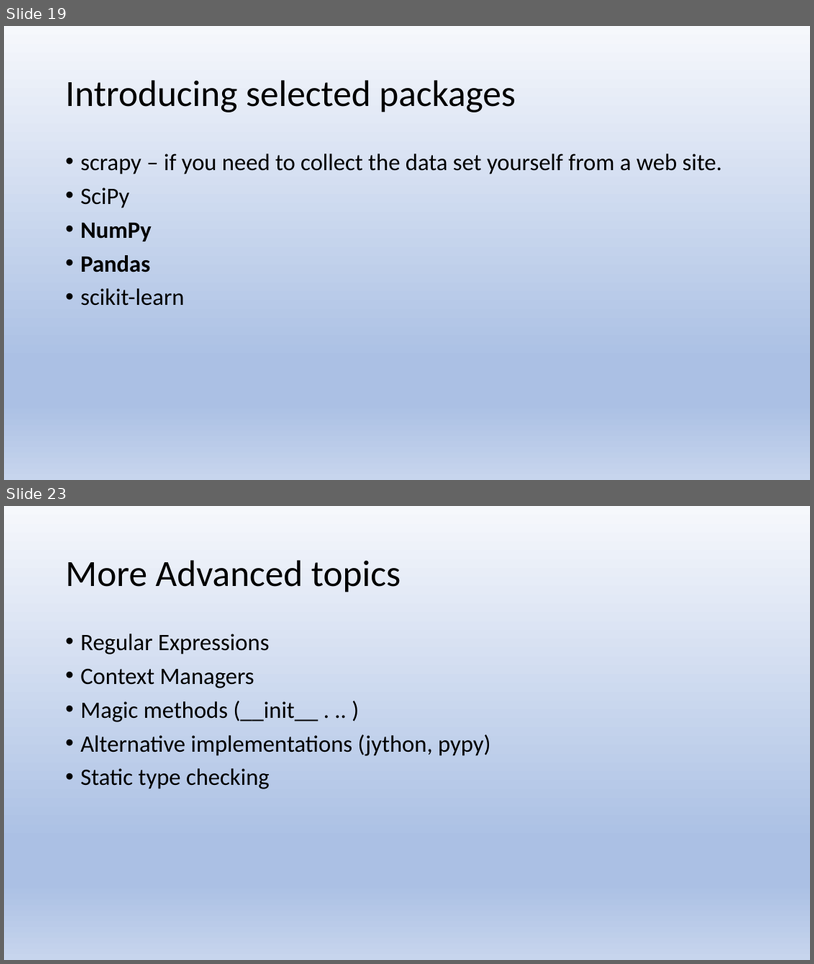
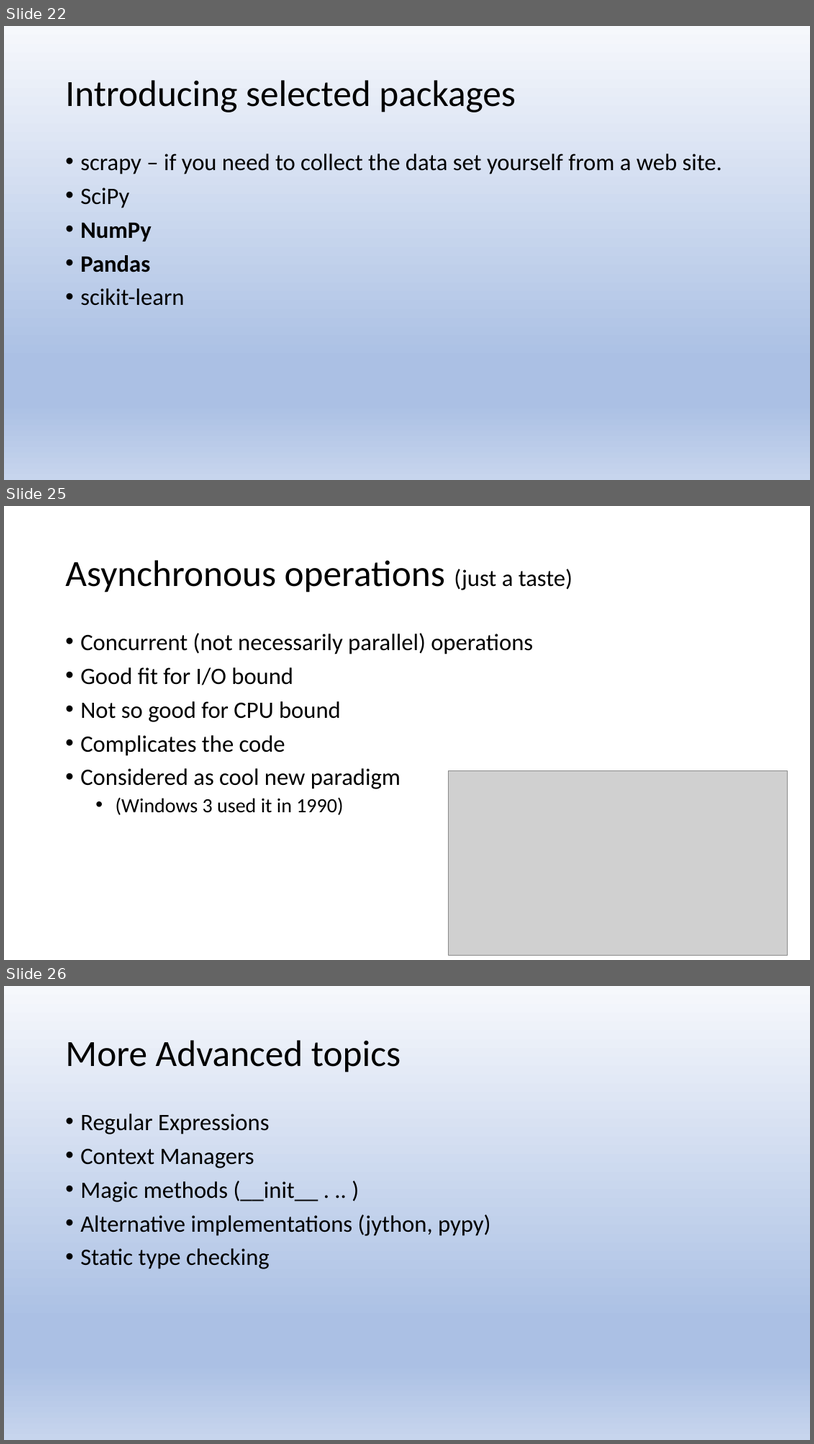
Before and after one commit to scaperex/python_workshop_intermediate, a slide deck: Advanced Python workshop.pptx. Shown one above the other, each under a label of ours: slides 19 and 23 before the commit, slides 22, 25 and 26 after it; the slides between them are not shown. The pictures are 814x964 and 814x1444 pixels, drawn with LibreOffice and Linux fonts; fonts in the diff are those of the drawing; grey boxes stand for pictures. Boxes give left, top, right and bottom in pixels: in the first picture for what was removed or moved away, otherwise in the second. Text is boxed around its words. In the diff, an @@ line names an element or a change of style, - is before the commit and + after.

```diff
--- a/Advanced Python workshop.pptx
+++ b/Advanced Python workshop.pptx
@@ slide 25 added at (x1=4, y1=506, x2=810, y2=960), background #FFFFFF @@
@@ title added at (x1=65, y1=560, x2=573, y2=592), 44 pt, text #000000 @@
+Asynchronous operations (just a taste)
@@ text added at (x1=80, y1=633, x2=533, y2=815), 28 pt, text #000000 @@
+• Concurrent (not necessarily parallel) operations
+• Good fit for I/O bound
+• Not so good for CPU bound
+• Complicates the code
+• Considered as cool new paradigm
+  • (Windows 3 used it in 1990)
@@ picture added at (x1=449, y1=771, x2=789, y2=955) @@
@@ what was slide 19 is now slide 22 @@
@@ what was slide 23 is now slide 26 @@
```
Also in this commit, not shown: 6 slides changed, 2 other slides added, 1 other file.
